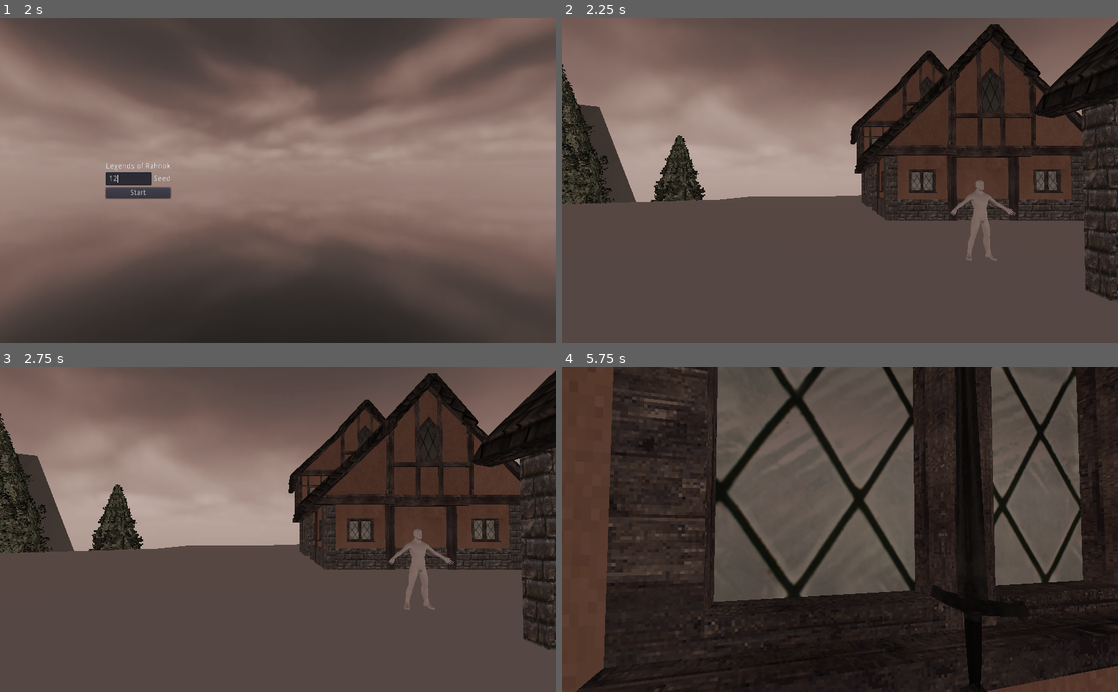
Above: before the commit, frames 1-4 (two rows, left to right).
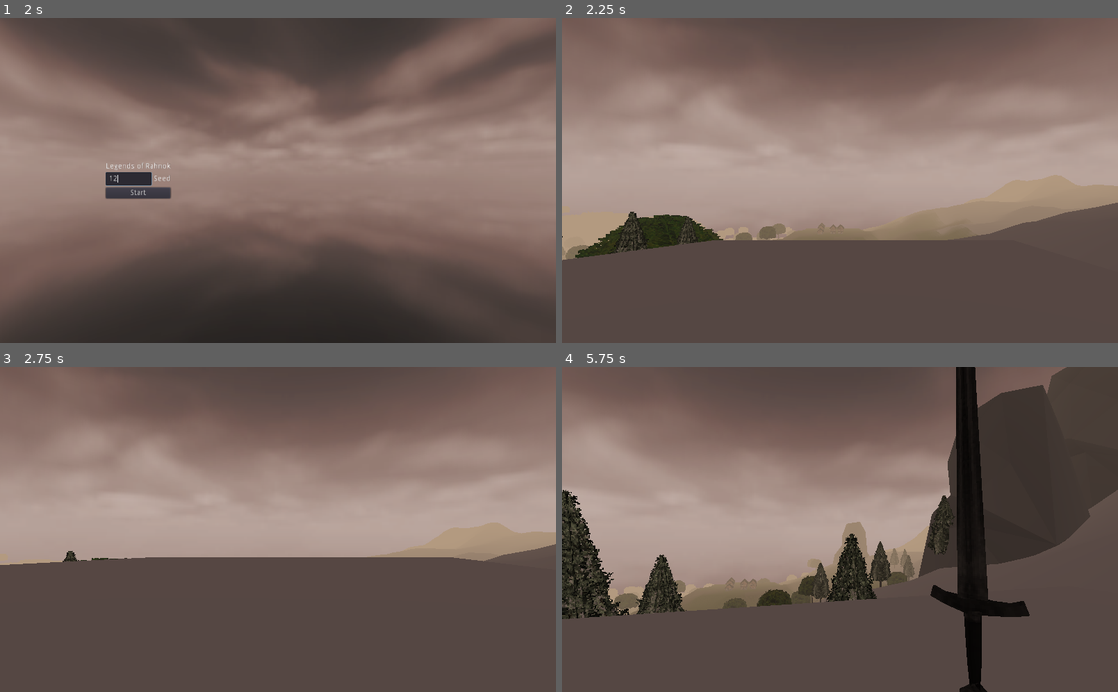
Above: after the commit, the same moments.

Repository: itaden1/webRPG
Game: Godot game, scene res://Scenes/GUI/logo_splash/logo_splash.tscn
Same seed, same stepped clock (60 frames per second), same inputs: the game is played once before the commit and once after it.
Inputs (mouse positions are in pixels of both pictures, inside the frame that each line leads up to):
- Up to frame 1 (2 s): tap Enter (ui_accept) at 0.5, 0.77 s; move the mouse to (400, 164) at 0.52 s; hold D 0.53-1.25 s; hold F (Interact) 0.53-1.25 s; click (127, 180) at 1.27 s; type "12" at 1.35 s
- Up to frame 2 (2.25 s): click "Start" at 2 s
- Up to frame 3 (2.75 s): no input
- Up to frame 4 (5.75 s): move the mouse to (812, 529) at 2.77 s; hold W from 2.78 s (still down); click (812, 529) at 2.85 s; tap Enter (ui_accept) at 3.02, 4.52, 5.27 s; tap F (Interact) at 3.05, 3.8, 4.35, 5.3 s; move the mouse to (851, 523) at 3.52 s; hold X (DrawSheathWeapon) 3.53-4.28 s; move the mouse to (834, 536) at 4.27 s; move the mouse to (878, 532) at 5.02 s; hold Tab (ToggleMouse) from 5.03 s (still down)

Frame 1 is identical in both runs. In frame 2, 37% of the frame differs, in the area x 0-100%, y 1-88%; in frame 3, 30%; in frame 4, 79%, in the area x 0-100%, y 0-100%.

Commit message:
start dungeon generation

Diff:
--- /dev/null
+++ b/Scenes/Dungeons/Test/DungeonEntrance.gd
@@ -0,0 +1,11 @@
+extends StaticBody
+
+
+var exit: Position3D
+
+func _ready():
+	pass # Replace with function body.
+
+
+func interact(interactor: Spatial):
+	interactor.global_transform.origin = exit.global_transform.origin
--- /dev/null
+++ b/Scenes/Dungeons/Test/DungeonGenerator.gd
@@ -0,0 +1,49 @@
+extends Spatial
+
+
+const bpt_generator = preload("res://Scripts/Generators/BinaryPartitionTree.gd")
+
+var dungeon_world_location_y := -2000
+var spawn_point: Spatial
+
+var test_dungeon_interior = preload("res://Scenes/Dungeons/Test/TestDungeonInterior.tscn")
+
+var dungeon_interior_node: Spatial
+
+func _ready():
+	dungeon_interior_node.global_transform.origin.y = dungeon_world_location_y
+
+
+func generate(params: Dictionary):
+	var bpt = bpt_generator.new()
+	var dungeon_rect: Rect2 = Rect2(Vector2(0, 0), Vector2(params.width, params.height))
+	var tree = bpt.partition_rect(
+		dungeon_rect,
+		params.partitions,
+		6,
+		2,
+		params.padding
+	)
+
+	var grid: Dictionary = {}
+	for x in range(0, params.width):
+		for y in range(0, params.height):
+			grid[Vector2(x,y)] = 0
+
+	for b in tree.keys():
+		if tree[b].size() <= 0:
+			for x in range(b.position.x, b.end.x):
+				for y in range(b.position.y, b.end.y):
+					grid[Vector2(x,y)] = 1
+			for p in tree.keys():
+				if tree[p].has(b):
+					print("make coriddor between (", tree[p][0], ")-(", tree[p][1], ")")
+
+	spawn_point = Spatial.new()
+
+	spawn_point.transform.origin = Vector3(5, 10, 5)
+	add_child(spawn_point)
+
+	dungeon_interior_node = test_dungeon_interior.instance()
+	add_child(dungeon_interior_node)
+	get_node("DungeonEntrance").exit = get_node("DungeonInterior/SpawnPoint")
--- /dev/null
+++ b/Scenes/Dungeons/Test/TestDungeon.tscn
@@ -0,0 +1,31 @@
+[gd_scene load_steps=6 format=2]
+
+[ext_resource path="res://Scenes/Dungeons/Test/DungeonEntrance.gd" type="Script" id=1]
+[ext_resource path="res://Scenes/Dungeons/Test/DungeonGenerator.gd" type="Script" id=2]
+
+[sub_resource type="BoxShape" id=2]
+
+[sub_resource type="CubeMesh" id=1]
+
+[sub_resource type="SpatialMaterial" id=3]
+emission_enabled = true
+emission = Color( 0.870588, 0.054902, 1, 1 )
+emission_energy = 1.0
+emission_operator = 0
+emission_on_uv2 = false
+
+[node name="Dungeon" type="Spatial"]
+script = ExtResource( 2 )
+
+[node name="DungeonEntrance" type="StaticBody" parent="."]
+transform = Transform( 3, 0, 0, 0, 3, 0, 0, 0, 3, 0, 0, 0 )
+script = ExtResource( 1 )
+
+[node name="CollisionShape" type="CollisionShape" parent="DungeonEntrance"]
+transform = Transform( 1, 0, 0, 0, 1, 0, 0, 0, 1, 0, 0.980732, 0 )
+shape = SubResource( 2 )
+
+[node name="MeshInstance" type="MeshInstance" parent="DungeonEntrance"]
+transform = Transform( 1, 0, 0, 0, 1, 0, 0, 0, 1, 0, 0.980732, 0 )
+mesh = SubResource( 1 )
+material/0 = SubResource( 3 )
--- /dev/null
+++ b/Scenes/Dungeons/Test/TestDungeonInterior.tscn
@@ -0,0 +1,21 @@
+[gd_scene load_steps=4 format=2]
+
+[ext_resource path="res://Scenes/Towns/BuildingBlocks/Tudor/StonePillar.material" type="Material" id=1]
+
+[sub_resource type="CubeMesh" id=1]
+
+[sub_resource type="ConcavePolygonShape" id=2]
+data = PoolVector3Array( -1, 1, 1, 1, 1, 1, -1, -1, 1, 1, 1, 1, 1, -1, 1, -1, -1, 1, 1, 1, -1, -1, 1, -1, 1, -1, -1, -1, 1, -1, -1, -1, -1, 1, -1, -1, 1, 1, 1, 1, 1, -1, 1, -1, 1, 1, 1, -1, 1, -1, -1, 1, -1, 1, -1, 1, -1, -1, 1, 1, -1, -1, -1, -1, 1, 1, -1, -1, 1, -1, -1, -1, 1, 1, 1, -1, 1, 1, 1, 1, -1, -1, 1, 1, -1, 1, -1, 1, 1, -1, -1, -1, 1, 1, -1, 1, -1, -1, -1, 1, -1, 1, 1, -1, -1, -1, -1, -1 )
+
+[node name="DungeonInterior" type="MeshInstance"]
+transform = Transform( 200, 0, 0, 0, 0.3, 0, 0, 0, 200, 0, 0, 0 )
+mesh = SubResource( 1 )
+material/0 = ExtResource( 1 )
+
+[node name="StaticBody" type="StaticBody" parent="."]
+
+[node name="CollisionShape" type="CollisionShape" parent="StaticBody"]
+shape = SubResource( 2 )
+
+[node name="SpawnPoint" type="Position3D" parent="."]
+transform = Transform( 1, 0, 0, 0, 1, 0, 0, 0, 1, 0, 12.4855, 0 )
--- a/Scenes/Towns/TownGenerator.gd
+++ b/Scenes/Towns/TownGenerator.gd
@@ -110,7 +110,7 @@
 	Utilities = utilities.new()
 
 
-func generate_town(params: Dictionary):
+func generate(params: Dictionary):
 	width = params.width
 	height = params.height
 	var town_rect: Rect2 = Rect2(Vector2(0, 0), Vector2(width, height))
@@ -129,8 +129,8 @@
 		if tree[b].size() <= 0:
 			build_house(b)
 			houses.append(b)
-			# add npc spawn
-
+
+	# add npc spawn
 	for i in params.number_of_npcs:
 		var house = houses[Rng.get_random_range(0, houses.size()-1)]
 		var npc = npc_placeholder.instance()
--- a/Scenes/World.tscn
+++ b/Scenes/World.tscn
@@ -29,7 +29,6 @@
 albedo_color = Color( 1, 0.894118, 0.737255, 1 )
 albedo_texture = ExtResource( 7 )
 uv1_scale = Vector3( 1200, 1200, 1200 )
-uv1_offset = Vector3( 0.0988374, 0.0988374, 0.0988374 )
 
 [sub_resource type="Animation" id=5]
 length = 4.0
--- a/Scripts/Generators/LocationGenerator.gd
+++ b/Scripts/Generators/LocationGenerator.gd
@@ -1,18 +1,30 @@
 extends Node
 
 
-var test_town_scene = preload("res://Scenes/Towns/TestTown.tscn")
+var test_dungeon_scene = preload("res://Scenes/Dungeons/Test/TestDungeon.tscn")
 var town_scene = preload("res://Scenes/Towns/Town.tscn")
 
 func generate_location():
-	return generate_town()
+	if Rng.get_random_range(0,3) == 0:
+		return generate_town()
+	else:
+		return generate_dungeon()
 
 
 func generate_town():
 	var town_node = town_scene.instance()
-	town_node.generate_town({width=10, height=10, partitions=10, padding=[3,2,1], number_of_npcs=5})
+	town_node.generate({width=10, height=10, partitions=10, padding=[3,2,1], number_of_npcs=5})
 
 	return {
 		location_node = town_node,
 		location_padding = 140
 	}
+
+
+func generate_dungeon():
+	var dungeon_node = test_dungeon_scene.instance()
+	dungeon_node.generate({width=20, height=20, partitions=15, padding=[1]})
+	return {
+		location_node = dungeon_node,
+		location_padding = 90
+	}
--- a/Scripts/Generators/TerrainGenerator.gd
+++ b/Scripts/Generators/TerrainGenerator.gd
@@ -220,7 +220,7 @@
 
 func place_locations(x: int, y: int, mesh_inst: MeshInstance):
 	var dt: MeshDataTool = get_datatool_for_mesh(mesh_inst.lod_1_mesh)
-	var max_locations := 3
+	var max_locations := 5
 	var location_count := 0
 	var max_attempts := 30
 	var attempts := 0
@@ -285,10 +285,11 @@
 		)
 
 		if not player_placed:
-			player.global_transform.origin = location.spawn_point.global_transform.origin
-			# player.global_transform.origin = location.global_transform.origin
-			# player.global_transform.origin.y = location.global_transform.origin.y + 20
-			player_placed = true
+			if location.get("spawn_point"):
+				player.global_transform.origin = location.spawn_point.global_transform.origin
+				# player.global_transform.origin = location.global_transform.origin
+				# player.global_transform.origin.y = location.global_transform.origin.y + 20
+				player_placed = true
 
 func make_texture(x: int, y: int, mesh_inst: MeshInstance):
 	var splat_texture := ImageTexture.new()
